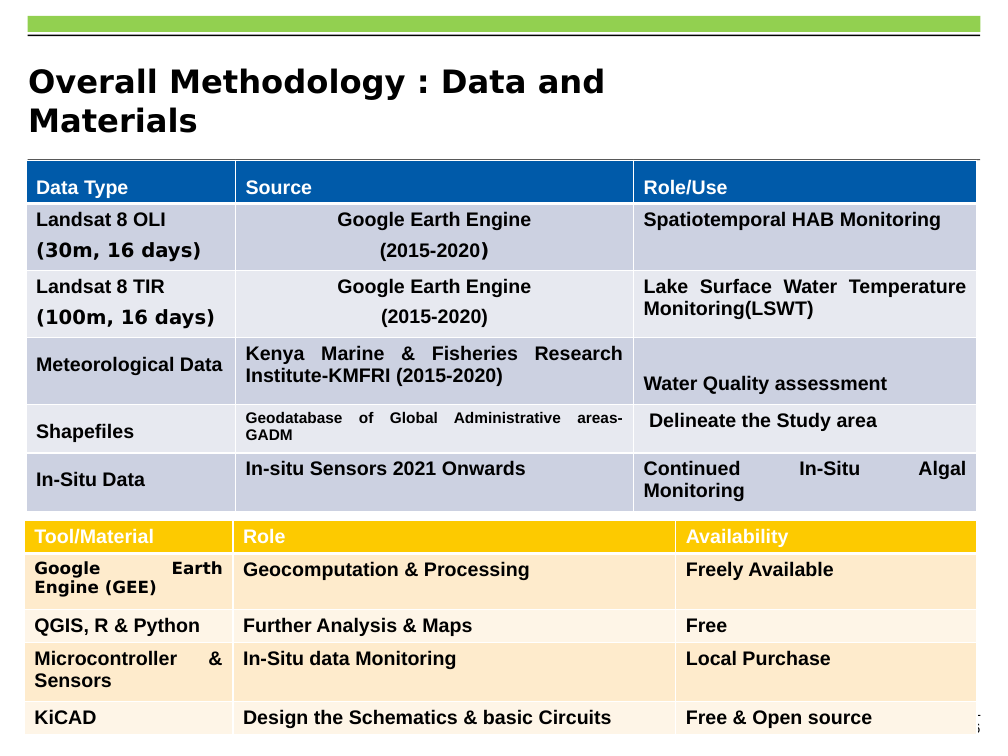
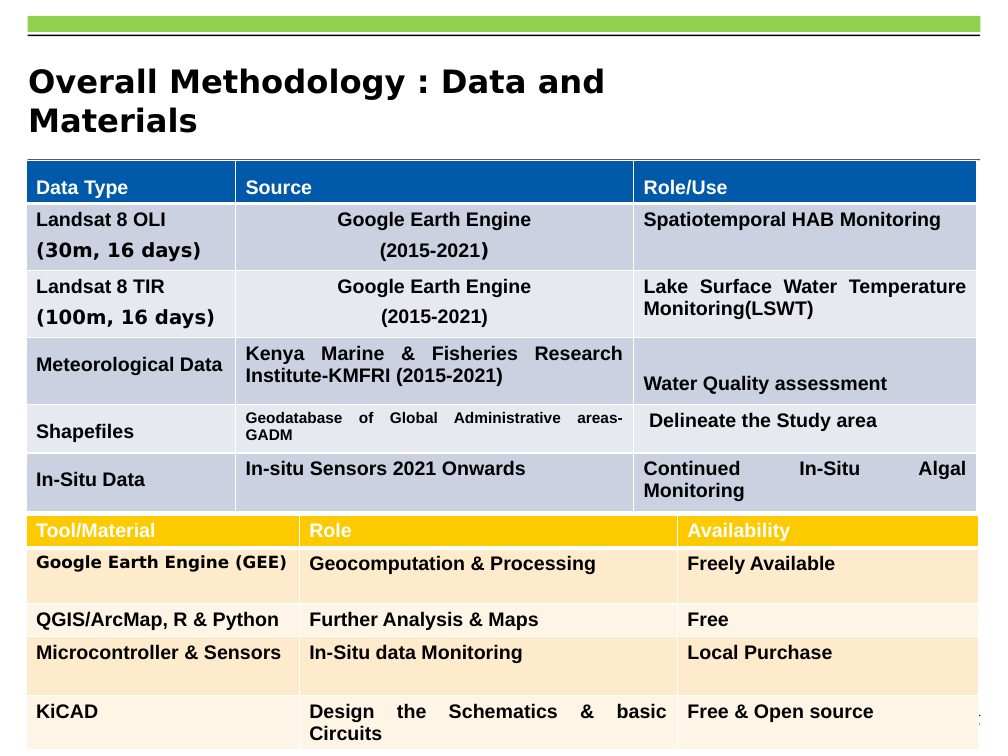
Before and after one commit to OkomoJacob/FinalYearProject, a slide deck: slide 7 of Dr. E Nduati, Superviser/Submissions/ENC222-0149_2017_OKOMO_JACOB_OKELLO_V3.pptx (slide 6 before the commit). Drawn at 1008x756 pixels with LibreOffice and Linux fonts; fonts in the diff are those of the drawing; background and template pictures are left out. Boxes give left, top, right and bottom in pixels: in the first picture for what was removed or moved away, otherwise in the second. Text is boxed around its words. In the diff, an @@ line names an element or a change of style, - is before the commit and + after.

```diff
--- a/Dr. E Nduati, Superviser/Submissions/ENC222-0149_2017_OKOMO_JACOB_OKELLO_V3.pptx
+++ b/Dr. E Nduati, Superviser/Submissions/ENC222-0149_2017_OKOMO_JACOB_OKELLO_V3.pptx
@@ table at (x1=26, y1=160, x2=978, y2=510) @@
-row 2, column 2: Google Earth Engine / (2015-2020)
+row 2, column 2: Google Earth Engine / (2015-2021)
-row 3, column 2: Google Earth Engine / (2015-2020)
+row 3, column 2: Google Earth Engine / (2015-2021)
-row 4, column 2: Kenya Marine & Fisheries Research Institute-KMFRI (2015-2020)
+row 4, column 2: Kenya Marine & Fisheries Research Institute-KMFRI (2015-2021)
@@ table at (x1=26, y1=515, x2=979, y2=754) @@
-row 3, column 1: QGIS, R & Python
+row 3, column 1: QGIS/ArcMap, R & Python
@@ table resized from (x1=24, y1=521, x2=977, y2=737) to (x1=26, y1=515, x2=979, y2=754) @@
@@ page number at (x1=973, y1=723, x2=981, y2=725): text changed @@
-6
+7
```
Also in this commit, not shown: 11 other slides changed, 2 slides added, 1 slide removed, 16 other files.
